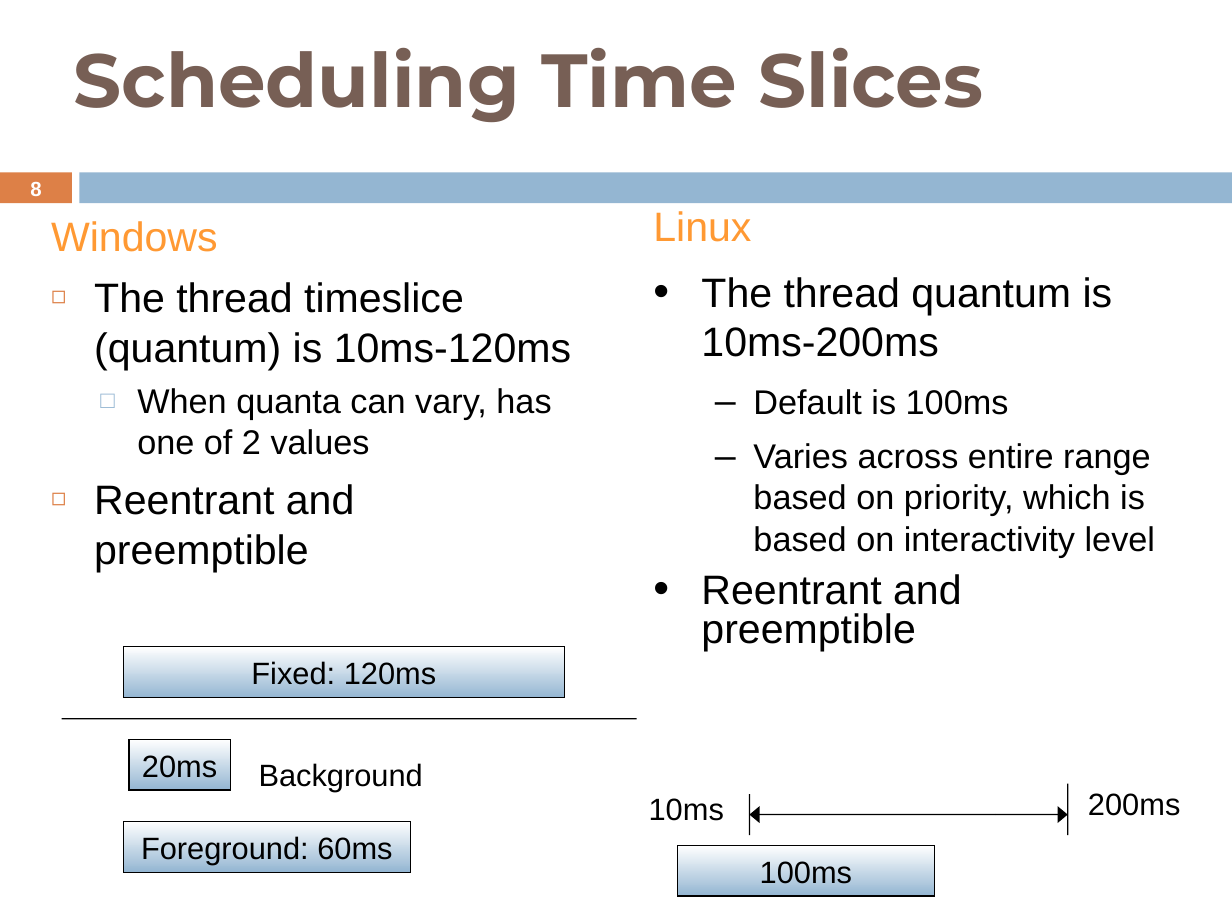
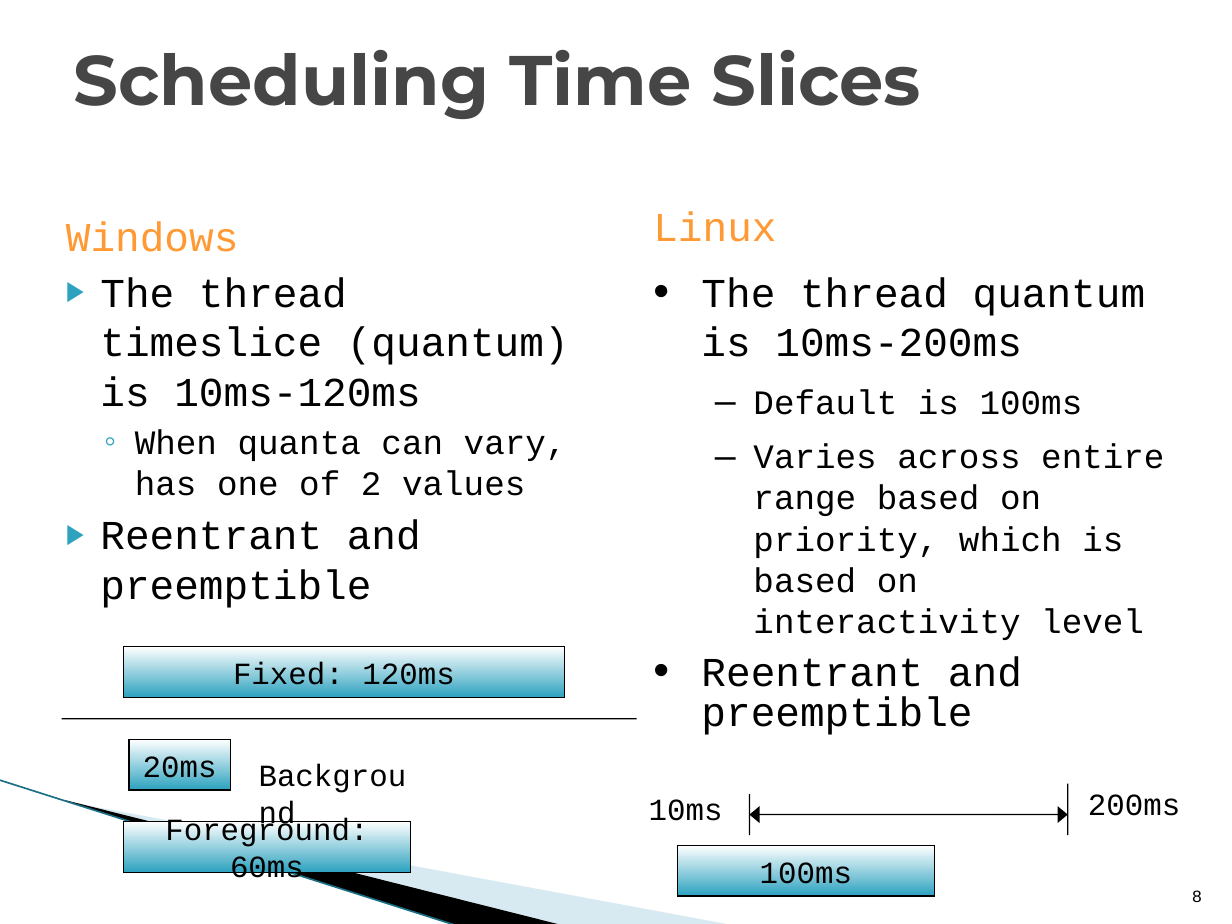
Before and after one commit to shyamrajendran/OS_MPS, a slide deck: slide 8 of 4th_credit/survey.pptx. Drawn at 1232x924 pixels with LibreOffice and Linux fonts; fonts in the diff are those of the drawing; background and template pictures are left out. Boxes give left, top, right and bottom in pixels: in the first picture for what was removed or moved away, otherwise in the second. Text is boxed around its words. In the diff, an @@ line names an element or a change of style, - is before the commit and + after.

```diff
--- a/4th_credit/survey.pptx
+++ b/4th_credit/survey.pptx
@@ title "Scheduling Time Slices" at (74, 50, 921, 119): size 44 to 41 pt, text colour #775F55 to #464646 @@
@@ rectangle removed at (0, 172, 71, 203) @@
@@ rectangle removed at (80, 172, 1232, 203) @@
@@ text "Windows" at (66, 221, 569, 608): font Arial to Courier New; indent changed; less space between paragraphs; bullet ◻ to ▶; bullet colour #DD8047 to #2DA2BF; bullet □ to ◦; bullet colour #94B6D2 to #2DA2BF @@
@@ line added from (0, 780) to (457, 924), #97C5D8 0.95 pt @@
@@ freeform shape added at (65, 800, 563, 924), fill #000000 @@
@@ freeform shape added at (68, 801, 733, 924), fill #A0CBDC at 40% opacity @@
@@ font Arial to Courier New in 4 elements at (246, 749, 436, 798), (653, 212, 1164, 735), (1088, 794, 1180, 816), (649, 799, 723, 821) @@
@@ font Arial to Courier New; fill gradient #FFFFFF to #94B6D2 to gradient #FFFFFF to #2DA2BF in 4 elements at (123, 647, 564, 697), (129, 739, 230, 790), (123, 822, 410, 872), (678, 845, 934, 896) @@
@@ page number: place and size @@
-page number at (30, 182, 41, 196)
+page number at (1192, 890, 1202, 902)
@@ page number at (1192, 890, 1202, 902): size 11.9 to 10 pt, font Arial to Courier New, text colour #FFFFFF to #000000, bold off; alignment centre to right; vertical alignment middle to bottom @@
```
Also in this commit, not shown: 27 other slides changed.
